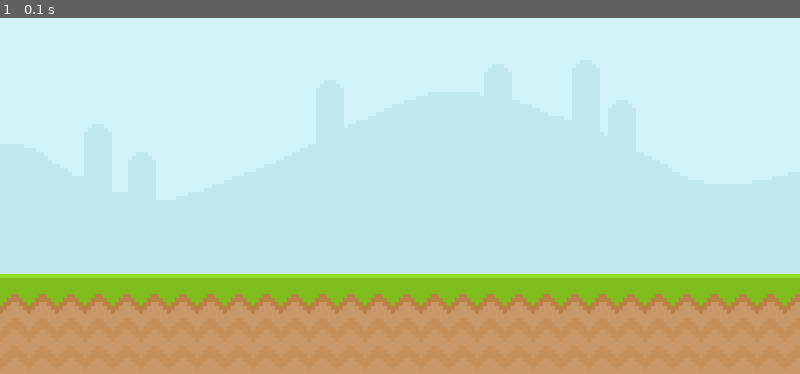
Above: before the commit, frame 1.
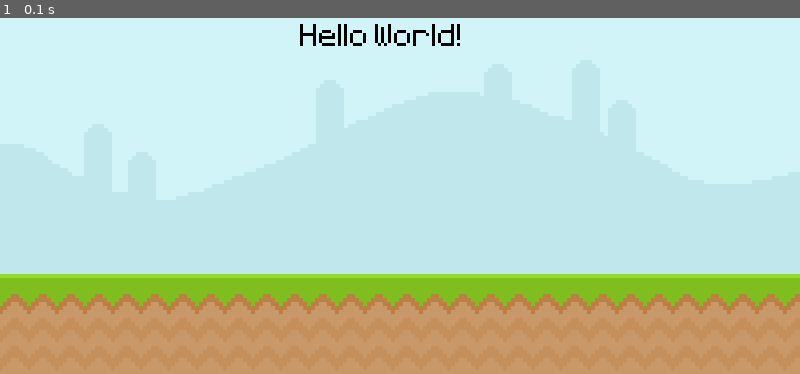
Above: after the commit, the same moment.

Repository: dennis-adrian/learing_pygame
Game: pygame game, started from main.py
Same seed, same stepped clock (60 frames per second), same inputs: the game is played once before the commit and once after it.
Inputs:
- Up to frame 1 (0.1 s): no input

The runs differ from the first frame. In frame 1, 0.4% of the frame differs, in the area x 37-58%, y 1-8%.

Commit message:
Displaying text

Diff:
--- a/main.py
+++ b/main.py
@@ -12,9 +12,18 @@
 pygame.display.set_caption(TITLE)
 # create a clock object to control the frame rate
 clock = pygame.time.Clock()
+# creating a font object
+test_font = pygame.font.Font(FONT_TYPE, 50)
+
 # creating a sky image surface object
 sky_surface = pygame.image.load(SKY)
 ground_surface = pygame.image.load(GROUND)
+# creating a text surface object
+# the render method takes 3 arguments:
+# 1. the text to be rendered
+# 2. a boolean value that enables or disables anti-aliasing (smoothing of the text edges)
+# 3. a color
+text_surface = test_font.render("Hello World!", False, 'Black')
 
 while True:
     # inside this loop we're going to draw all our elements
@@ -35,6 +44,7 @@
     # blit stands for block image transfer and it's just a fancy way to say we want to put one surface on top of another
     screen.blit(sky_surface, (0, 0))
     screen.blit(ground_surface, (0, 300))
+    screen.blit(text_surface, (300, 50))
 
     # we update the display at the end of the loop so that any changes made are reflected on the screen
     pygame.display.update()
--- a/utils/constants.py
+++ b/utils/constants.py
@@ -4,3 +4,4 @@
 # Assets paths
 SKY = "assets/graphics/Sky.png"
 GROUND = "assets/graphics/ground.png"
+FONT_TYPE = "assets/font/Pixeltype.ttf"
